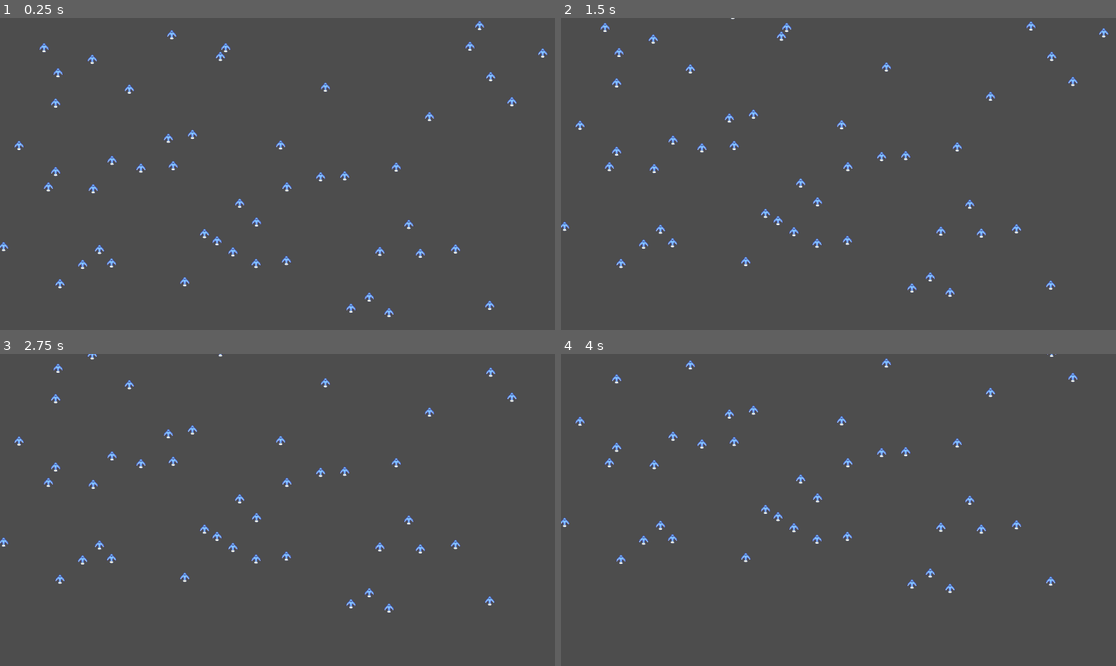
Above: before the commit, frames 1-4 (two rows, left to right).
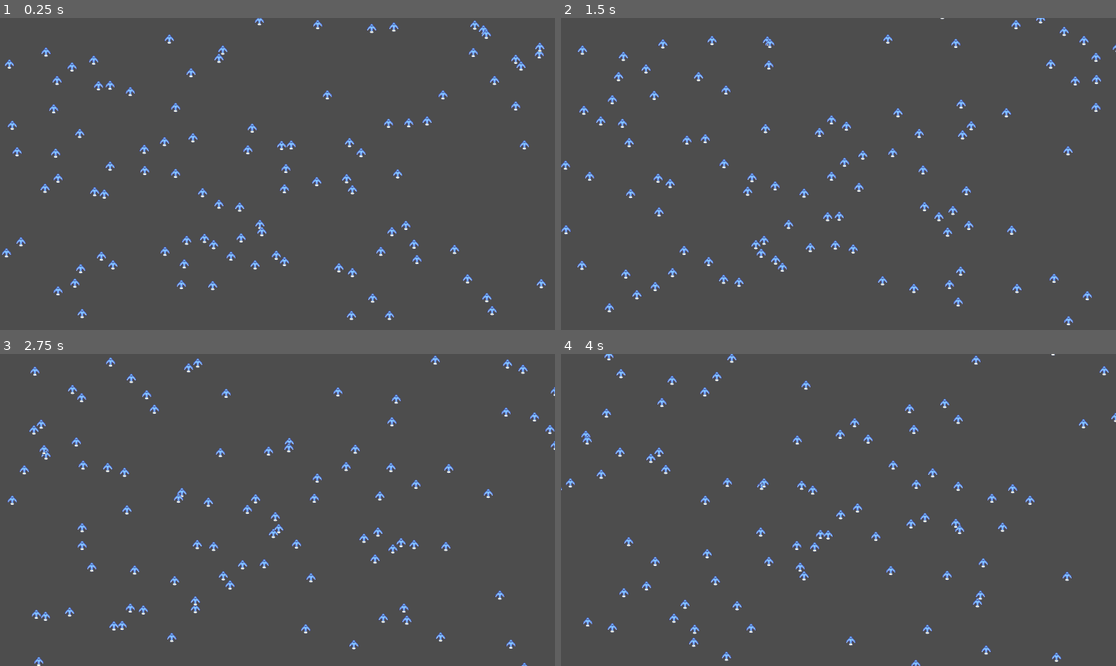
Above: after the commit, the same moments.

Repository: are-dynamic-2025-g6/boids
Game: Godot game, scene res://Scenes/main.tscn
The game is run twice, just before and just after one commit, with the same random seed, the same clock (stepped at 60 frames per second) and the same inputs.
Inputs:
- Up to frame 1 (0.25 s): no input
- Up to frame 2 (1.5 s): tap Enter (ui_accept) at 0.5, 0.77 s; tap Space (print) at 0.6, 1.35 s
- Up to frame 3 (2.75 s): tap Enter (ui_accept) at 1.52 s; tap Space (print) at 2.1 s
- Up to frame 4 (4 s): tap Space (print) at 2.85, 3.6 s; tap Enter (ui_accept) at 3.02, 3.77 s

The runs differ from the first frame. In frame 1, 3.8% of the frame differs, in the area x 0-99%, y 0-97%; in frame 2, 4.1%, in the area x 0-100%, y 0-99%; in frame 3, 3.8%; in frame 4, 3.5%.

Commit message:
changement + bug trouver

Diff:
--- a/Scenes/oizo.tscn
+++ b/Scenes/oizo.tscn
@@ -36,6 +36,9 @@
 }]
 
 [node name="CharacterBody2D" type="CharacterBody2D" groups=["Zoizos"]]
+collision_layer = 0
+collision_mask = 0
+safe_margin = 1.24
 script = ExtResource("1_cv4l7")
 
 [node name="CollisionShape2D" type="CollisionShape2D" parent="."]
--- a/Scripts/main.gd
+++ b/Scripts/main.gd
@@ -5,7 +5,7 @@
 var cage : Array[Node]
 var dico_distances : Array
 var curr_dist : float
-const NB_OIZO = 50
+const NB_OIZO = 100
 
 func _ready() -> void:
 	#gere les doublons au spawn
--- a/Scripts/oizo.gd
+++ b/Scripts/oizo.gd
@@ -6,8 +6,8 @@
 const VISION_COHESION = 200
 const AVOID_FACTOR = 0.5
 const MATCHING_FACTOR = 0.5
-const CENTERING_FACTOR = 0.05
-const MAX_SPEED = 5000
+const CENTERING_FACTOR = 0.5
+const MAX_SPEED = 15000
 const MIN_SPEED = 2000
 var launched = false
 
@@ -17,21 +17,22 @@
 var self_index : int  #index personnel dans la liste "cage" et dans le dictionnaire des distances
 var dico_distances : Array
 var curr_velo : Vector2
-var normaliseur : int
+#var normaliseur : int
 
 func _ready() -> void:
 	refresh_rate.connect("timeout",boids)
-	#Definir une velocité de depart aleatoire :
-	curr_velo = Vector2(0,-2000)
+	#Definir une velocité de depart aleatoire
+	curr_velo = Vector2(randi_range(-2000,2000),randi_range(-2000, 2000)) #ATTENTION pour visualiser le bug, mettre a (1, 1)
 
 func _physics_process(delta: float):
 	#velocity.x = 200 * delta #mouvement basique de gauche a droite,qui sera remplacé par la ligne d'en dessous
 	velocity = curr_velo * delta   #Curr_velo sera notre vecteur direction a modifier
-
+	print(velocity) #ATTENTION, je crois le probleme viens d'ici, on peut voir que la vélocité
+	#ne change pas avec ce print, meme avec l'influence des trois fonctions, je pense que la fonction boids()
+	#n'est genre appeler que une fois, ou pas appeler asser vite, ENFT je sais pas pk la velocité ne change pas bref.
 	if Input.is_action_just_pressed("ui_accept"):
 		cage = main.cage
 		launched = true
-
 
 	move_and_slide()
 
@@ -63,7 +64,6 @@
 	var oiz_coh = boids_in_range(VISION_COHESION)
 	var oizo_vus = len(oiz_coh)
 	if oizo_vus > 0:
-		print(oizo_vus)
 		for i in oiz_coh:
 			moy_xpos += cage[i].position.x
 			moy_ypos += cage[i].position.y
@@ -86,7 +86,7 @@
 			moy_yvel += cage[i].velocity.y
 		moy_xvel = moy_xvel/oizo_vus
 		moy_yvel = moy_yvel/oizo_vus
-		curr_velo += Vector2((moy_xvel-velocity.x)*MATCHING_FACTOR, (moy_yvel-velocity.y)*MATCHING_FACTOR )
+		curr_velo += Vector2((moy_xvel-velocity.x)*MATCHING_FACTOR, (moy_yvel-velocity.y)*MATCHING_FACTOR)
 		return true
 	else:
 		return false
